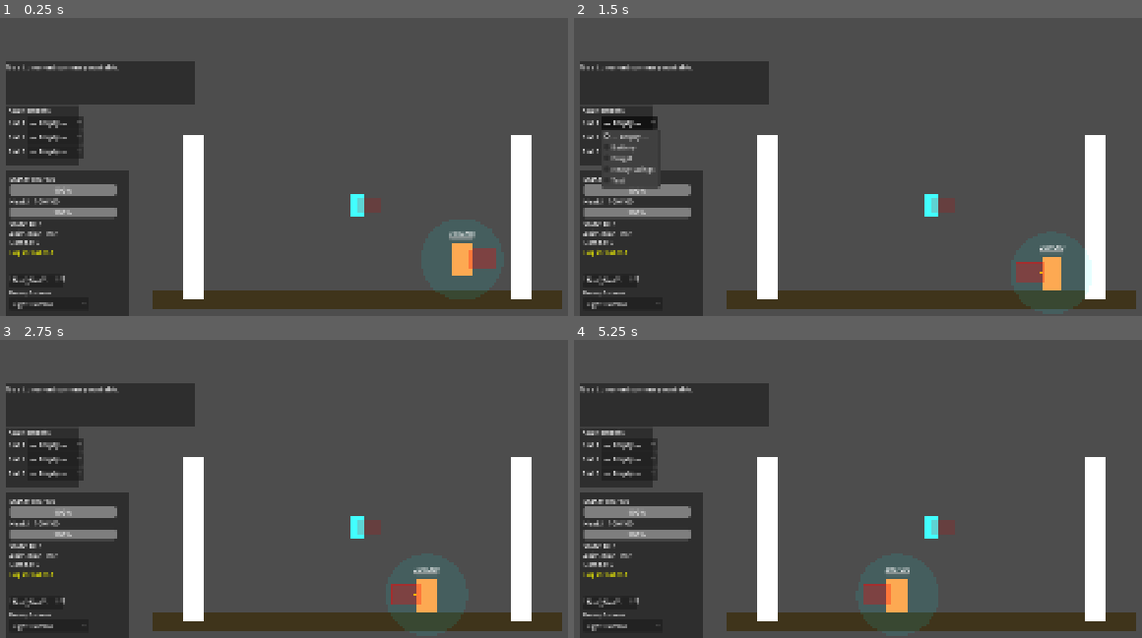
Above: before the commit, frames 1-4 (two rows, left to right).
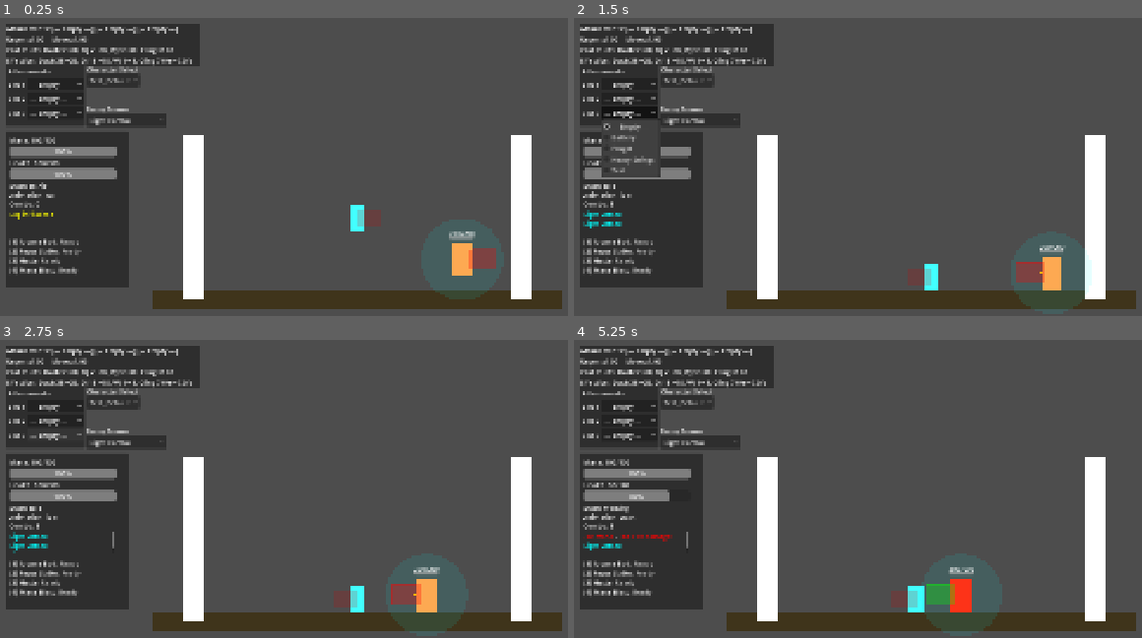
Above: after the commit, the same moments.

Repository: Korasyl/ManaBrawl
Game: Godot game, scene res://scenes/test_environment/test_environment.tscn
Two runs of this game, one before a commit and one after it. Both use one fixed random seed, a clock stepped at 60 frames per second and the inputs below.
Inputs (mouse positions are in pixels of both pictures, inside the frame that each line leads up to):
- Up to frame 1 (0.25 s): no input
- Up to frame 2 (1.5 s): click "Light Combo" at 0.5 s; click "— Empty —" at 1.25 s
- Up to frame 3 (2.75 s): click "— Empty —" at 2 s
- Up to frame 4 (5.25 s): click "— Empty —" at 2.75 s; click "Test_Fast" (after the commit: "Test_Default") at 3.5 s; move the mouse to (1102, 393) at 4.27 s; press the mouse at (1102, 393) at 4.28 s; hold D (move_right) from 4.28 s (still down); tap W (jump) at 4.52 s; right-click (1102, 393) at 4.55 s; move the mouse to (772, 438) at 5.02 s; release the mouse at (772, 438) at 5.03 s; right-click (772, 438) at 5.1 s

The runs differ from the first frame. In frame 1, 15% of the frame differs, in the area x 1-68%, y 1-100%; in frame 2, 15%; in frame 3, 15%; in frame 4, 17%, in the area x 1-71%, y 1-100%.
Error before the commit: Parse Error: Cannot infer the type of "drain" variable because the value doesn't have a set type. (res://characters/player.gd:214)

Commit message:
Corrected inference errors.

Diff:
--- a/characters/player.gd
+++ b/characters/player.gd
@@ -83,6 +83,7 @@
 const MELEE_COOLDOWN_DURATION: float = 0.4
 
 ## Ranged state
+@export var projectile_spawn_offset: Vector2 = Vector2(0, -24) # Projectile origin point
 var is_in_ranged_mode: bool = false
 var ranged_cooldown_timer: float = 0.0
 var aim_direction: Vector2 = Vector2.RIGHT
@@ -211,7 +212,7 @@
 	# Toggle spell mana drain
 	for i in 4:
 		if active_toggles[i] and i < spell_slots.size() and spell_slots[i] != null:
-			var drain := spell_slots[i].toggle_mana_drain * delta
+			var drain: float = spell_slots[i].toggle_mana_drain * delta
 			current_mana -= drain
 			if current_mana <= 0:
 				current_mana = 0.0
@@ -1210,7 +1211,7 @@
 func fire_projectile(mode: RangedModeData):
 	var scene := mode.projectile_scene if mode.projectile_scene else projectile_scene
 	var proj = scene.instantiate()
-	proj.global_position = global_position + aim_direction * 40
+	proj.global_position = _get_projectile_spawn_base() + aim_direction * 40
 	proj.direction = aim_direction
 	proj.speed = mode.projectile_speed
 	proj.damage = mode.damage
@@ -1226,6 +1227,9 @@
 
 	if debug_hud:
 		debug_hud.log_action("[color=yellow]%s[/color]" % mode.mode_name)
+
+func _get_projectile_spawn_base() -> Vector2:
+	return global_position + projectile_spawn_offset
 
 # ---- Spell System ----
 
@@ -1347,12 +1351,12 @@
 
 	# If spell has a custom scene, spawn it directly (it handles its own behavior)
 	if spell.spell_scene:
-		_spawn_spell_scene(spell, global_position + dir * 40, dir)
+		_spawn_spell_scene(spell, _get_projectile_spawn_base() + dir * 40, dir)
 		return
 
 	# Default: fire a projectile
 	var proj = projectile_scene.instantiate()
-	proj.global_position = global_position + dir * 40
+	proj.global_position = _get_projectile_spawn_base() + dir * 40
 	proj.direction = dir
 	proj.speed = spell.projectile_speed
 	proj.damage = spell.damage
@@ -1366,14 +1370,14 @@
 		proj.get_node("ColorRect").color = spell.projectile_color
 
 func _fire_targeted_projectile(spell: SpellData, target: Node):
-	var dir := (target.global_position - global_position).normalized()
+	var dir: Vector2 = (target.global_position - global_position).normalized()
 
 	if spell.spell_scene:
 		_spawn_spell_scene(spell, global_position + dir * 40, dir, target)
 		return
 
 	var proj = projectile_scene.instantiate()
-	proj.global_position = global_position + dir * 40
+	proj.global_position = _get_projectile_spawn_base() + dir * 40
 	proj.direction = dir
 	proj.speed = spell.projectile_speed
 	proj.damage = spell.damage
@@ -1555,12 +1559,17 @@
 		return
 
 	if is_in_ranged_mode or queued_spell_index >= 0:
-		var dir := (get_global_mouse_position() - global_position).normalized()
-		var aim_end := dir * 120
+		var origin_g := _get_projectile_spawn_base()          # global spawn origin (same as projectiles)
+		var origin_l := origin_g - global_position            # convert to local space for _draw()
+
+		var dir := (get_global_mouse_position() - origin_g).normalized()
+		var aim_end := origin_l + dir * 120
+
 		var line_color: Color
 		if is_in_ranged_mode:
 			var mode := _get_effective_ranged_mode()
 			line_color = Color(mode.projectile_color, 0.5)
 		else:
 			line_color = Color(0.6, 0.3, 1.0, 0.5)
-		draw_line(Vector2.ZERO, aim_end, line_color, 2.0)
+
+		draw_line(origin_l, aim_end, line_color, 2.0)
--- /dev/null
+++ b/resources/passives/test_passive.tscn
@@ -0,0 +1,7 @@
+[gd_scene format=3 uid="uid://b0y8j38ejp3qx"]
+
+[ext_resource type="Script" uid="uid://ctvxtg4if68dh" path="res://scripts/combat/passive_skill.gd" id="1_b40iy"]
+
+[node name="TestPassive" type="Node" unique_id=1099416093]
+script = ExtResource("1_b40iy")
+metadata/_custom_type_script = "uid://ctvxtg4if68dh"
--- a/resources/spells/haste.tres
+++ b/resources/spells/haste.tres
@@ -1,6 +1,6 @@
-[gd_resource type="Resource" script_class="SpellData" format=3]
+[gd_resource type="Resource" script_class="SpellData" format=3 uid="uid://142ycy0h1ri1"]
 
-[ext_resource type="Script" path="res://scripts/combat/spell_data.gd" id="1_spell"]
+[ext_resource type="Script" uid="uid://b6vugw0yoomsi" path="res://scripts/combat/spell_data.gd" id="1_spell"]
 
 [resource]
 script = ExtResource("1_spell")
@@ -11,6 +11,5 @@
 damage = 0.0
 interrupt_type = "none"
 projectile_speed = 0.0
-projectile_color = Color(0.3, 1.0, 0.5, 1)
+projectile_color = Color(0.3, 1, 0.5, 1)
 slow_move = 1.4
-toggle_mana_drain = 5.0
--- /dev/null
+++ b/resources/spells/test_spell.tres
@@ -0,0 +1,7 @@
+[gd_resource type="Resource" script_class="SpellData" format=3 uid="uid://b54xyeddu3bgs"]
+
+[ext_resource type="Script" uid="uid://b6vugw0yoomsi" path="res://scripts/combat/spell_data.gd" id="1_hwg6g"]
+
+[resource]
+script = ExtResource("1_hwg6g")
+metadata/_custom_type_script = "uid://b6vugw0yoomsi"
--- a/scenes/test_environment/test_environment.tscn
+++ b/scenes/test_environment/test_environment.tscn
@@ -64,27 +64,27 @@
 
 [node name="AttunementSelector" parent="." unique_id=1982629802 instance=ExtResource("6_tskly")]
 offset_left = -852.0
-offset_top = 26.0
+offset_top = -68.0
 offset_right = -852.0
-offset_bottom = 26.0
+offset_bottom = -68.0
 
 [node name="DebugHUD" parent="." unique_id=107808323 groups=["debug_hud"] instance=ExtResource("2_al67s")]
 offset_left = -868.0
-offset_top = 174.0
+offset_top = 80.0
 offset_right = -868.0
-offset_bottom = 174.0
+offset_bottom = 80.0
 
 [node name="StatsSwitcher" parent="." unique_id=1730580019 instance=ExtResource("4_fnpii")]
-offset_left = -849.0
-offset_top = 439.0
-offset_right = -849.0
-offset_bottom = 439.0
+offset_left = -660.0
+offset_top = -50.0
+offset_right = -660.0
+offset_bottom = -50.0
 script = ExtResource("5_14n3e")
 player_path = NodePath("../Player")
 
-[node name="DummyBehaviorSelector" parent="." instance=ExtResource("7_bhvr")]
-offset_left = -849.0
-offset_top = 475.0
-offset_right = -849.0
-offset_bottom = 475.0
+[node name="DummyBehaviorSelector" parent="." unique_id=1977472266 instance=ExtResource("7_bhvr")]
+offset_left = -660.0
+offset_top = 27.0
+offset_right = -660.0
+offset_bottom = 27.0
 dummy_path = NodePath("../TrainingDummy")
--- a/scenes/ui/attunement_selector.tscn
+++ b/scenes/ui/attunement_selector.tscn
@@ -14,7 +14,7 @@
 [node name="BackgroundPanel" type="Panel" parent="." unique_id=1623882895]
 layout_mode = 0
 offset_left = -6.0
-offset_right = 174.0
+offset_right = 188.0
 offset_bottom = 145.0
 
 [node name="VBoxContainer" type="VBoxContainer" parent="." unique_id=1697058067]
@@ -60,7 +60,7 @@
 layout_mode = 0
 offset_left = -6.0
 offset_top = -106.0
-offset_right = 456.0
+offset_right = 468.0
 offset_bottom = -2.0
 
 [node name="SummaryLabel" type="Label" parent="SummaryBackgroundPanel" unique_id=788689688]
--- a/scenes/ui/debug_hud.gd
+++ b/scenes/ui/debug_hud.gd
@@ -65,7 +65,7 @@
 func update_combo(count: int, window_active: bool):
 	if combo_label:
 		if window_active:
-			combo_label.text = "[color=lime]Combo: %d (READY!)[/color]" % count
+			combo_label.text = "Combo: %d (READY!)" % count
 		elif count > 0:
 			combo_label.text = "Combo: %d" % count
 		else:
--- a/scenes/ui/debug_hud.tscn
+++ b/scenes/ui/debug_hud.tscn
@@ -61,9 +61,9 @@
 [node name="ActionLog" type="RichTextLabel" parent="." unique_id=481831767]
 layout_mode = 0
 offset_left = 20.0
-offset_top = 199.0
+offset_top = 200.0
 offset_right = 280.0
-offset_bottom = 251.0
+offset_bottom = 252.0
 bbcode_enabled = true
 
 [node name="AnimationLabel" type="Label" parent="." unique_id=1615065883]
@@ -82,11 +82,11 @@
 offset_bottom = 198.0
 text = "Combo: 0"
 
-[node name="SpellLabel" type="RichTextLabel" parent="."]
+[node name="SpellLabel" type="RichTextLabel" parent="." unique_id=1676590117]
 layout_mode = 0
 offset_left = 20.0
-offset_top = 260.0
+offset_top = 267.0
 offset_right = 290.0
-offset_bottom = 380.0
+offset_bottom = 384.0
 bbcode_enabled = true
 text = "[1] -- [2] -- [3] -- [4] --"
--- a/scenes/ui/dummy_behavior_selector.tscn
+++ b/scenes/ui/dummy_behavior_selector.tscn
@@ -1,8 +1,8 @@
-[gd_scene format=3]
+[gd_scene format=3 uid="uid://bameytsdik84q"]
 
-[ext_resource type="Script" path="res://scenes/ui/dummy_behavior_selector.gd" id="1_script"]
+[ext_resource type="Script" uid="uid://duufs7ec8ovvu" path="res://scenes/ui/dummy_behavior_selector.gd" id="1_script"]
 
-[node name="DummyBehaviorSelector" type="Control"]
+[node name="DummyBehaviorSelector" type="Control" unique_id=233658075]
 layout_mode = 3
 anchors_preset = 15
 anchor_right = 1.0
@@ -11,16 +11,16 @@
 grow_vertical = 2
 script = ExtResource("1_script")
 
-[node name="Label" type="Label" parent="."]
+[node name="Label" type="Label" parent="." unique_id=2010407399]
 layout_mode = 0
 offset_right = 180.0
 offset_bottom = 18.0
+theme_override_font_sizes/font_size = 12
 text = "Dummy Behavior"
-theme_override_font_sizes/font_size = 12
 
-[node name="BehaviorDropdown" type="OptionButton" parent="."]
+[node name="BehaviorDropdown" type="OptionButton" parent="." unique_id=1616956490]
 layout_mode = 0
 offset_top = 20.0
-offset_right = 180.0
+offset_right = 195.0
 offset_bottom = 50.0
 focus_mode = 0
--- a/scenes/ui/stats_switcher.tscn
+++ b/scenes/ui/stats_switcher.tscn
@@ -13,3 +13,9 @@
 offset_right = 32.0
 offset_bottom = 20.0
 focus_mode = 0
+
+[node name="Label" type="Label" parent="." unique_id=1997116549]
+layout_mode = 0
+offset_top = -23.0
+offset_right = 127.0
+text = "Character Select"
--- a/scripts/combat/status_effect_manager.gd
+++ b/scripts/combat/status_effect_manager.gd
@@ -27,7 +27,7 @@
 		# Apply DoT
 		if effect.type == StatusEffect.Type.BURNING and _owner != null:
 			if _owner.has_method("take_damage"):
-				var dot_damage := effect.magnitude * delta
+				var dot_damage: float = float(effect.magnitude) * float(delta)
 				var ctx := {ContextKeys.SOURCE: effect.source, ContextKeys.DAMAGE_TYPE: "dot"}
 				_owner.take_damage(dot_damage, Vector2.ZERO, "none", ctx)
 
Not shown: 1 places in scenes/test_environment/test_environment.tscn that only renumber resources
Not shown, added: scenes/ui/dummy_behavior_selector.gd.uid
Not shown, added: scripts/combat/passive_skill.gd.uid
Not shown, added: scripts/combat/projectile.gd.uid
Not shown, added: scripts/combat/ranged_mode_data.gd.uid
Not shown, added: scripts/combat/spell_data.gd.uid
Not shown, added: scripts/combat/spell_entity.gd.uid
Not shown, added: scripts/combat/status_effect.gd.uid
Not shown, added: scripts/combat/status_effect_manager.gd.uid
